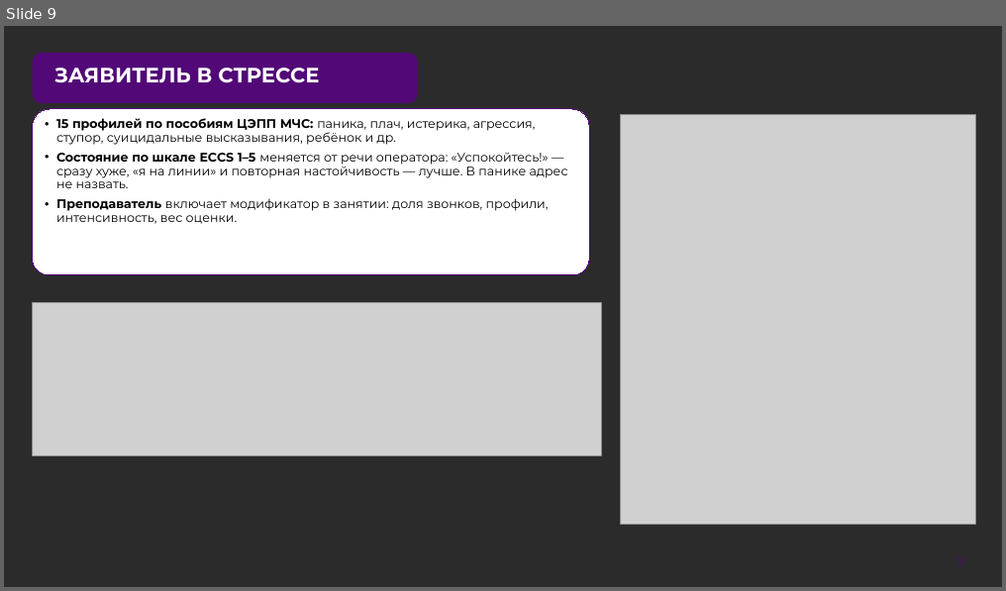
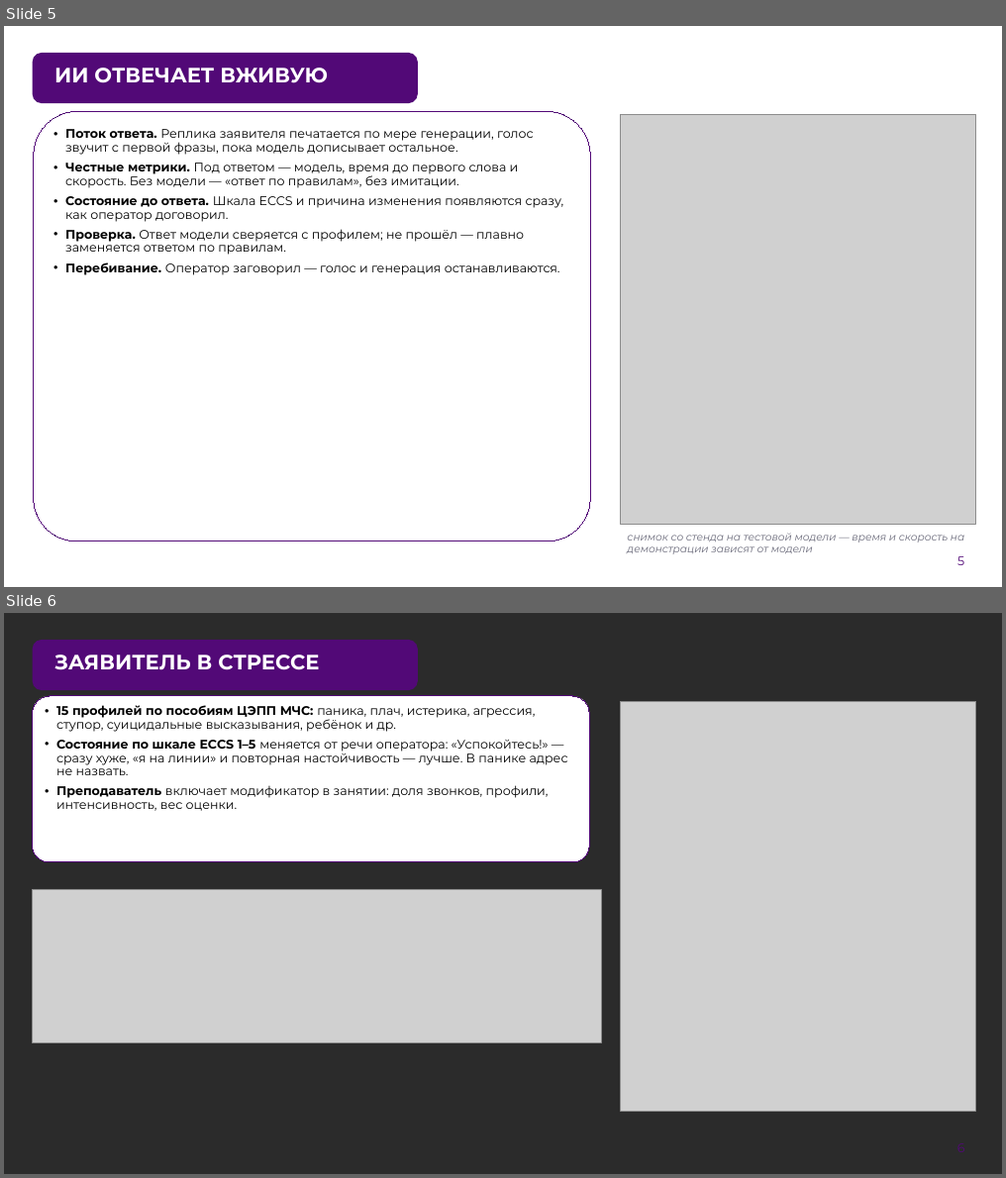
Before and after one commit to Fosh1er/MCHS_hack_AIskra, a slide deck: docs/presentation/АИскра_презентация_ЛЦТ2026.pptx. Shown one above the other, each under a label of ours: slide 9 before the commit, slides 5 and 6 after it. The pictures are 1006x591 and 1006x1178 pixels, drawn with LibreOffice and Linux fonts; fonts in the diff are those of the drawing; grey boxes stand for pictures; background and template pictures are left out; a plain dark background stands for a picture behind light text. Boxes give left, top, right and bottom in pixels: in the first picture for what was removed or moved away, otherwise in the second. Text is boxed around its words. In the diff, an @@ line names an element or a change of style, - is before the commit and + after.

```diff
--- a/docs/presentation/АИскра_презентация_ЛЦТ2026.pptx
+++ b/docs/presentation/АИскра_презентация_ЛЦТ2026.pptx
@@ slide 5 added at (4, 26, 1002, 587), background picture (left out) @@
@@ rounded rectangle added at (33, 52, 418, 103), fill #520977 @@
@@ title added at (54, 68, 328, 83), 20 pt, text #FFFFFF, bold @@
+ИИ ОТВЕЧАЕТ ВЖИВУЮ
@@ text added at (33, 111, 590, 542), fill #FFFFFF, outline #520977 0.75 pt, 12 pt, text #000000 @@
+• Поток ответа. Реплика заявителя печатается по мере генерации, голос звучит с первой фразы, пока модель дописывает остальное.
+• Честные метрики. Под ответом — модель, время до первого слова и скорость. Без модели — «ответ по правилам», без имитации.
+• Состояние до ответа. Шкала ECCS и причина изменения появляются сразу, как оператор договорил.
+• Проверка. Ответ модели сверяется с профилем; не прошёл — плавно заменяется ответом по правилам.
+• Перебивание. Оператор заговорил — голос и генерация останавливаются.
@@ picture added at (620, 114, 976, 524) @@
@@ text added at (627, 533, 964, 555), 10 pt, text #6B6B7B, italic @@
+снимок со стенда на тестовой модели — время и скорость на демонстрации зависят от модели
@@ page number added at (957, 557, 964, 566), 12 pt, text #520977 @@
+5
@@ what was slide 9 is now slide 6 @@
@@ page number at (939, 1134, 984, 1163): text changed @@
-9
+6
```
Also in this commit, not shown: 6 slides changed, 6 other slides added, 5 other files.
